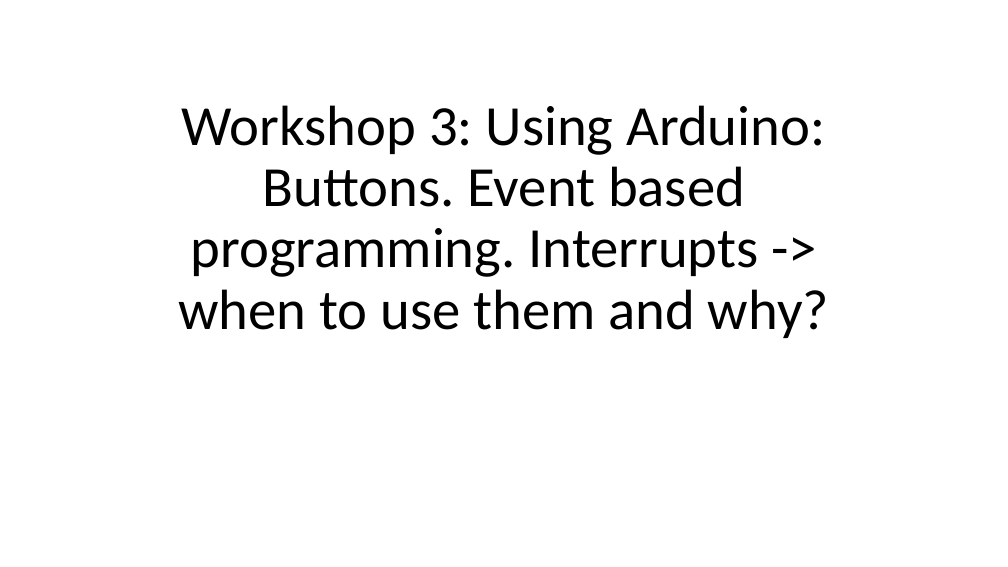
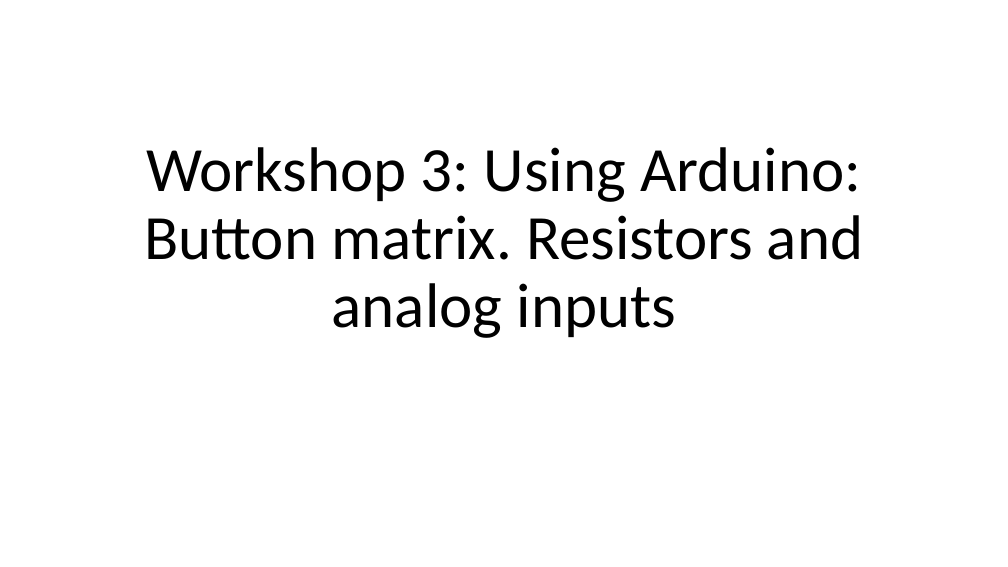
Before and after one commit to Runtime-Learner/McGill-BattleBots-Club, a slide deck: slide 1 of ECSE/Workshop-3/workshop3.pptx. Drawn at 1008x567 pixels with LibreOffice and Linux fonts; fonts in the diff are those of the drawing. Boxes give left, top, right and bottom in pixels: in the first picture for what was removed or moved away, otherwise in the second. Text is boxed around its words. In the diff, an @@ line names an element or a change of style, - is before the commit and + after.

```diff
--- a/ECSE/Workshop-3/workshop3.pptx
+++ b/ECSE/Workshop-3/workshop3.pptx
@@ title at (144, 147, 863, 338): text changed; size 54 to 60 pt @@
-Workshop 3: Using Arduino: Buttons. Event based programming. Interrupts -> when to use them and why?
+Workshop 3: Using Arduino: Button matrix. Resistors and analog inputs
```
Also in this commit, not shown: 1 other slide changed, 2 slides added, 2 slides removed, 4 other files.
